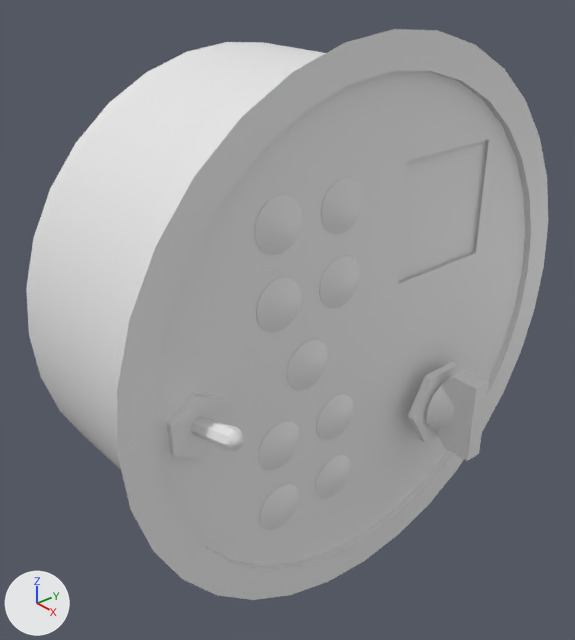
What one commit did to the Blender file dev/blender/c172p-pontoon-gear-ctrl.blend.
One viewpoint serves both versions: a camera (50 mm lens) standing at (-0.2932, 0.1864, 0.1472) and looking at (-0.3762, 0.2578, 0.0918). Lighting does not change. The marker at lower left points along +X, +Y and +Z. Materials are left out; every surface is plain grey.

The first picture shows 'Case', 'Dim.bezel', 'Dim.toggle', 'Gearswitch', 'Plane', 'Switch.nut', 'Wgear.bezel', 'mainup1', 'mainup2', 'nosedn1', 'noseup1', 'noseup2', 'pump'.
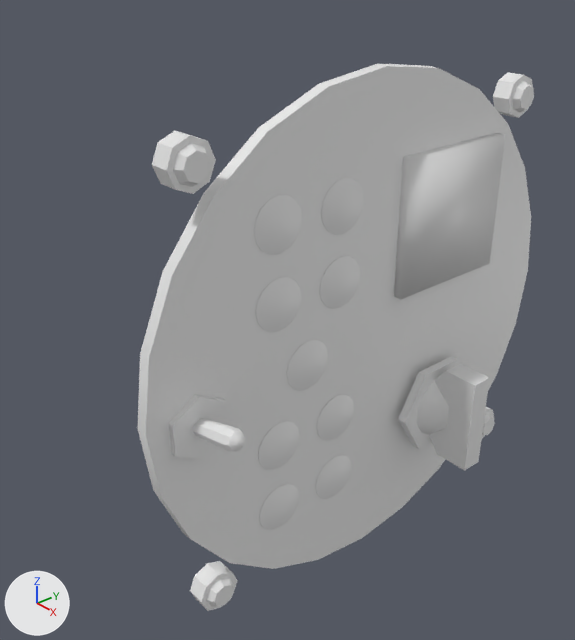
The newer file is also rescaled (x1.208), turned or shifted as a whole; pictures and numbers use the older file's frame.

Pixel boxes (x1, y1, x2, y2) of what changed, in the pictures (575 x 640 px):
'Wgear.bezel', turned: before (155, 71, 525, 566); after (138, 64, 531, 569)
'Case', deleted: before (26, 29, 548, 600)
'Plane', reshaped: before (399, 140, 489, 283); after (394, 133, 506, 299)
'Screws', added: after (152, 72, 534, 611)
'Dim.bezel', moved: before (167, 394, 226, 458); after (169, 395, 228, 458)
'Dim.toggle', moved, turned: before (191, 418, 245, 450); after (193, 419, 246, 451)

The change, as a diff of the scene's bpy script:
```diff
--- a/dev/blender/c172p-pontoon-gear-ctrl.blend.py
+++ b/dev/blender/c172p-pontoon-gear-ctrl.blend.py
@@ me_plane @@
 me_plane.from_pydata(...)  # 4 vertices, 1 face; spans x 0.0014, y 0.0045..0.0277, z 0.006..0.0292
 # used by ob_plane; location = (-0.3644, 0.2621, 0.0929); scale = (0.881, 0.881, 0.881)
 # verts and faces of me_plane; kept vertices keep their numbers, new ones are numbered from 4
 # before: 0 (0.0014, 0.0277, 0.0292), 1 (0.0014, 0.0277, 0.006), 2 (0.0014, 0.0045, 0.006), 3 (0.0014, 0.0045, 0.0292)
+# me_plane part 1
+delete_vertices([*range(0, 4)])  # with the faces that use them
+verts[4] = (0.002, 0.0277, 0.0293)
+verts[5] = (0.002, 0.0277, 0.006)
+verts[6] = (0.0017, 0.0045, 0.006)
+verts[7] = (0.0017, 0.0044, 0.0292)
+for new, old in zip([*range(8, 12)], [*range(4, 8)]): verts[new] = verts[old] + (0.0023, 0.0, 0.0)
+faces += [(4, 5, 6, 7), (8, 11, 10, 9), (6, 10, 11, 7), (4, 7, 11, 8), (5, 9, 10, 6), (4, 8, 9, 5)]
@@ me_circle_002 @@
+me_circle_002.from_pydata(...)  # 228 vertices, 224 faces; spans x -0.0044..0.0003, y -0.0023..0.0787, z -0.0781..0.0031
+me_circle_002.polygons.foreach_set('use_smooth', [True] * 224)
@@ ob_wgear_bezel @@
 ob_wgear_bezel.location = (-0.3644, 0.2621, 0.0929)
+ob_wgear_bezel.rotation_euler = (0.000456, -0.0000266, -0.012)  # degrees (0, 0, -0.7)
 ob_wgear_bezel.scale = (0.881, 0.881, 0.881)
@@ ob_dim_toggle @@
 ob_dim_toggle = bpy.data.objects.new('Dim.toggle', me_tube)
-ob_dim_toggle.location = (-0.3644, 0.2612, 0.0911)
+ob_dim_toggle.location = (-0.3642, 0.2616, 0.0907)
+ob_dim_toggle.rotation_euler = (0.000456, -0.0000266, -0.012)  # degrees (0, 0, -0.7)
 ob_dim_toggle.scale = (0.881, 0.881, 0.881)
@@ ob_dim_bezel @@
 ob_dim_bezel = bpy.data.objects.new('Dim.bezel', me_cylinder_001)
-ob_dim_bezel.location = (-0.3644, 0.2612, 0.0911)
+ob_dim_bezel.location = (-0.3642, 0.2616, 0.0907)
 ob_dim_bezel.scale = (0.881, 0.881, 0.881)
@@ ob_case @@
-ob_case = bpy.data.objects.new('Case', me_circle_009)
-ob_case.location = (-0.3612, 0.3507, 0.093)
-ob_case.scale = (0.981, 0.981, 0.981)
-ob_case.show_transparent = True
@@ ob_screws @@
+ob_screws = bpy.data.objects.new('Screws', me_circle_002)
+ob_screws.location = (-0.3611, 0.2311, 0.1244)
+ob_screws.scale = (0.828, 0.828, 0.828)
+ob_screws.show_transparent = True
```
